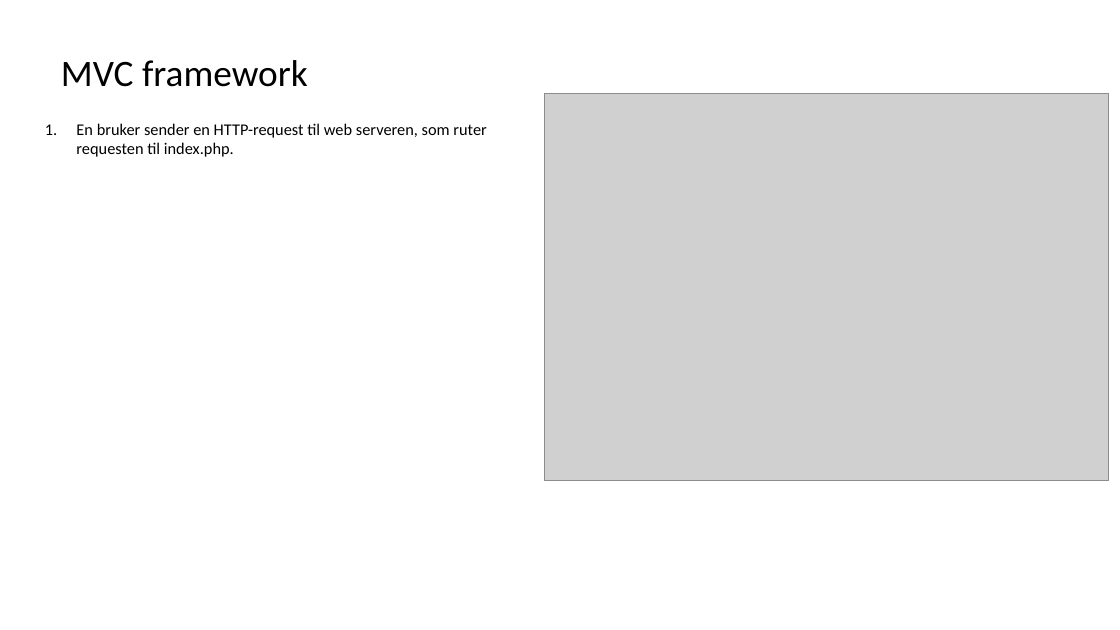
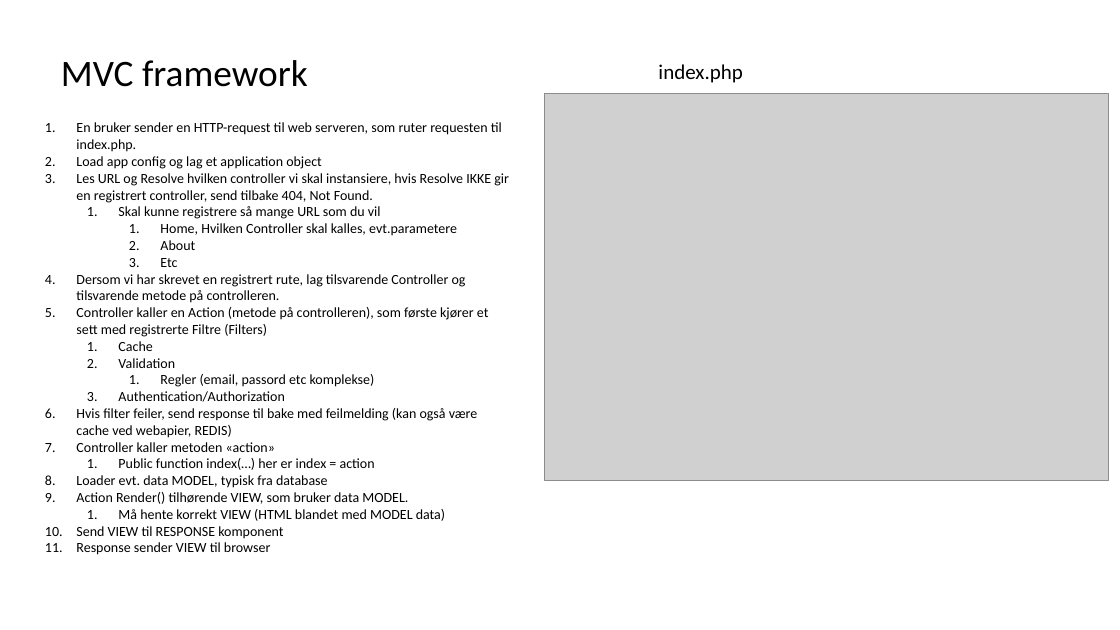
Before and after one commit to himoldeonline/mvc, a slide deck: slide 8 of docs/concepts.pptx. Drawn at 1120x630 pixels with LibreOffice and Linux fonts; fonts in the diff are those of the drawing; grey boxes stand for pictures. Boxes give left, top, right and bottom in pixels: in the first picture for what was removed or moved away, otherwise in the second. Text is boxed around its words. In the diff, an @@ line names an element or a change of style, - is before the commit and + after.

```diff
--- a/docs/concepts.pptx
+++ b/docs/concepts.pptx
@@ text added at bbox=[658, 64, 742, 83], 18 pt, text #000000 @@
+index.php
@@ text at bbox=[76, 122, 502, 152]: size 14 to 12 pt in "En bruker sender en HTTP-request til web ..." @@
@@ text at bbox=[76, 156, 509, 555]: paragraphs added @@
+2. Load app config og lag et application object
+3. Les URL og Resolve hvilken controller vi skal instansiere, hvis Resolve IKKE gir en registrert controller, send tilbake 404, Not Found.
+  1. Skal kunne registrere så mange URL som du vil
+    1. Home, Hvilken Controller skal kalles, evt.parametere
+    2. About
+    3. Etc
+4. Dersom vi har skrevet en registrert rute, lag tilsvarende Controller og tilsvarende metode på controlleren.
+5. Controller kaller en Action (metode på controlleren), som første kjører et sett med registrerte Filtre (Filters)
+  1. Cache
+  2. Validation
+    1. Regler (email, passord etc komplekse)
+  3. Authentication/Authorization
+6. Hvis filter feiler, send response til bake med feilmelding (kan også være cache ved webapier, REDIS)
+7. Controller kaller metoden «action»
+  1. Public function index(…) her er index = action
+8. Loader evt. data MODEL, typisk fra database
+9. Action Render() tilhørende VIEW, som bruker data MODEL.
+  1. Må hente korrekt VIEW (HTML blandet med MODEL data)
+10. Send VIEW til RESPONSE komponent
+11. Response sender VIEW til browser
```
Also in this commit, not shown: 2 slides added, 1 slide removed, 3 other files.
